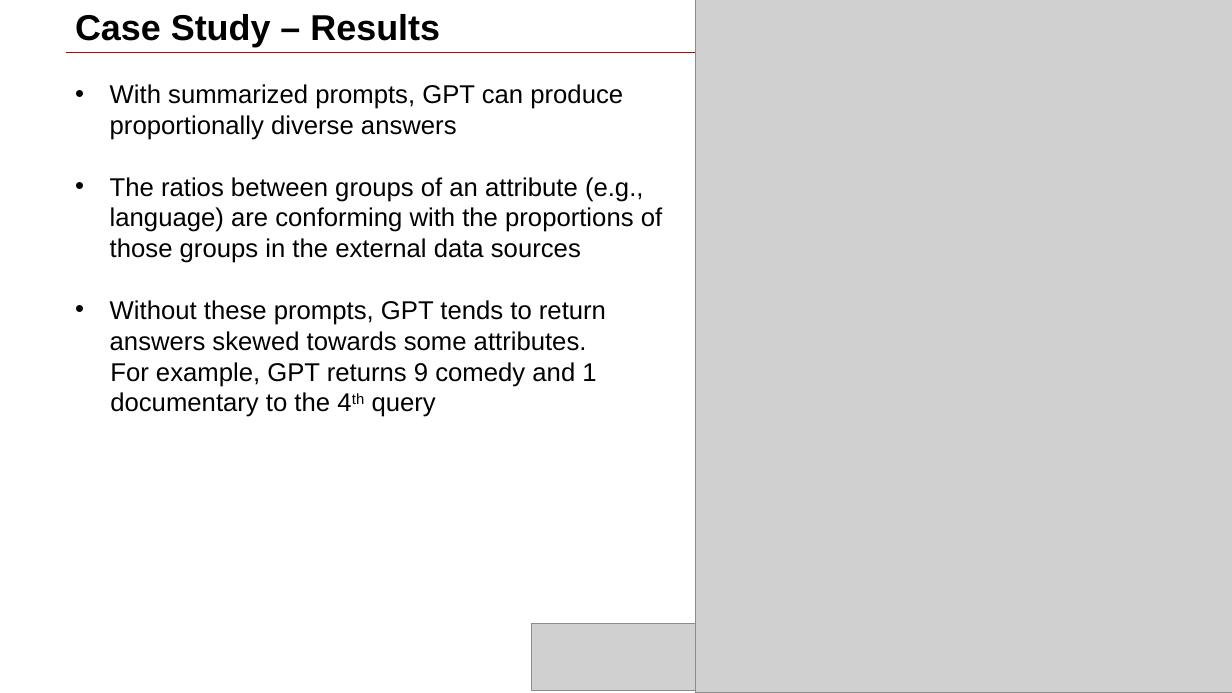
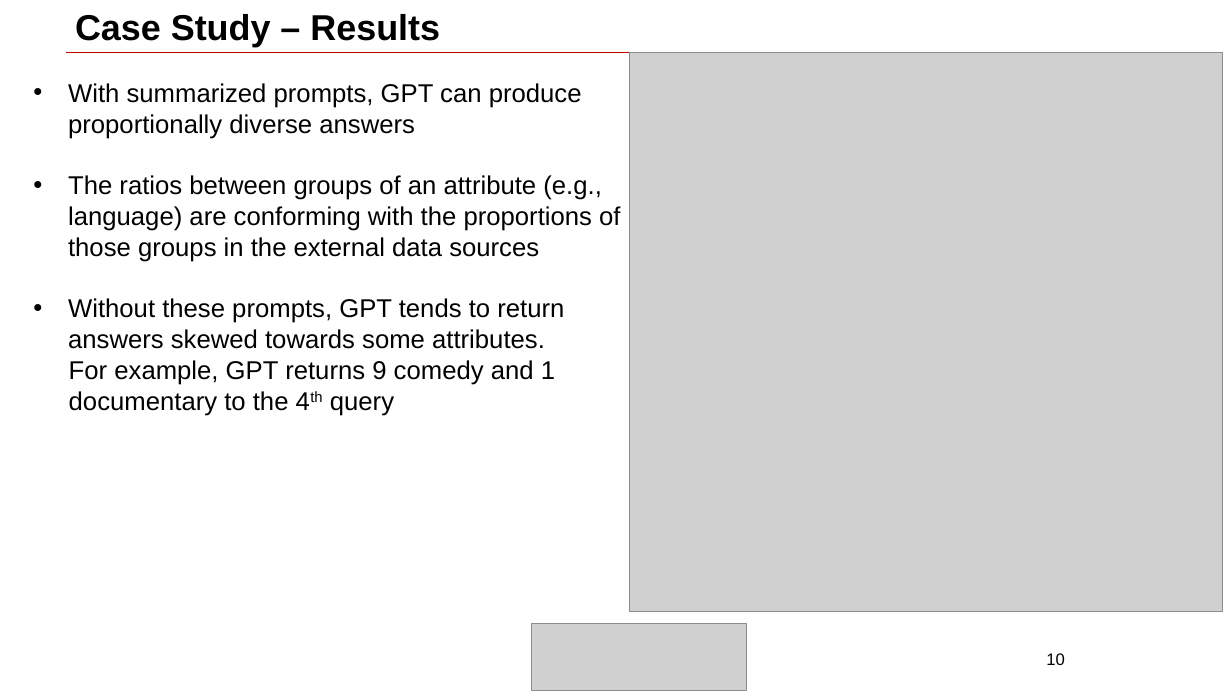
Before and after one commit to haixun/llmdb, a slide deck: slide 10 of Thinh.pptx (slide 9 before the commit). Drawn at 1232x693 pixels with LibreOffice and Linux fonts; fonts in the diff are those of the drawing; grey boxes stand for pictures; background and template pictures are left out. Boxes give left, top, right and bottom in pixels: in the first picture for what was removed or moved away, otherwise in the second. Text is boxed around its words. In the diff, an @@ line names an element or a change of style, - is before the commit and + after.

```diff
--- a/Thinh.pptx
+++ b/Thinh.pptx
@@ picture: place and size @@
-picture at [696, 0, 1232, 693]
+picture at [629, 53, 1223, 612]
@@ text "With summarized prompts, GPT can ...": place and size @@
-text "With summarized prompts, GPT can ..." at [110, 84, 662, 417]
+text "With summarized prompts, GPT can ..." at [68, 83, 620, 416]
@@ page number at [1046, 653, 1065, 665]: text changed @@
-9
+10
```
Also in this commit, not shown: 3 other slides changed, 1 slide added.
